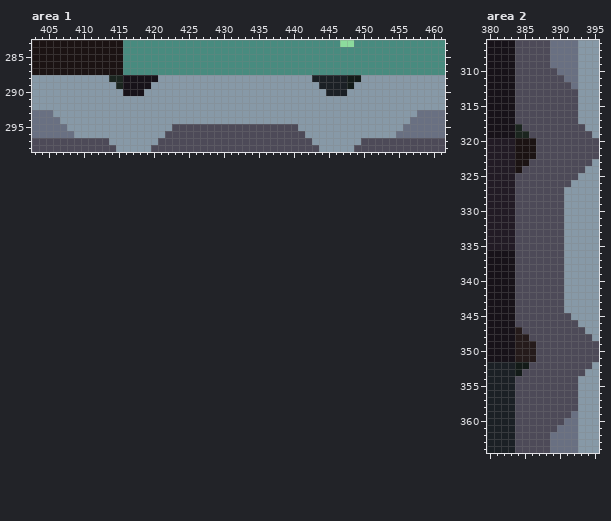
Two versions of one pixel-art file, assets/sprites/atlas/atlas.ase. Above is the file before it was changed.
736x736 pixels, 1 frame. Colours within 5 levels of each other are drawn and written as one. Shown: area 1: x 403..461, y 283..298; area 2: x 380..395, y 306..364. The commit also changed other parts of the picture, which this record leaves out.
The result:
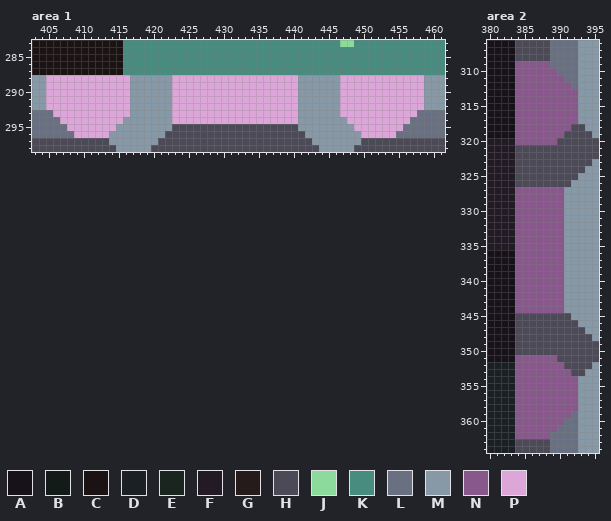
Palette (. is transparent): A #171219  B #131b18  C #1b1313  D #1b2025  E #1b251f  F #221b25  G #251b1b  H #4d4a58  J #8cdb9d  K #488b7f  L #697082  M #8799a7  N #88588c  P #dca6d9
Edits made:
--- area 1, layer "blocks"
@@ x 403..461 @@
 287 CCCCCCCCCCCCCKKKKKKKKKKKKKKKKKKKKKKKKKKKKKKKKKKKKKKKKKKKKKK
-288 MMMMMMMMMMMEEAAAAAMMMMMMMMMMMMMMMMMMMMMMDDDDDBBMMMMMMMMMMMM
-289 MMMMMMMMMMMMEAAAAMMMMMMMMMMMMMMMMMMMMMMMMDDDDBMMMMMMMMMMMMM
-290 MMMMMMMMMMMMMAAAMMMMMMMMMMMMMMMMMMMMMMMMMMDDDMMMMMMMMMMMMMM
-291 MMMMMMMMMMMMMMMMMMMMMMMMMMMMMMMMMMMMMMMMMMMMMMMMMMMMMMMMMMM
-292 MMMMMMMMMMMMMMMMMMMMMMMMMMMMMMMMMMMMMMMMMMMMMMMMMMMMMMMMMMM
-293 LLLMMMMMMMMMMMMMMMMMMMMMMMMMMMMMMMMMMMMMMMMMMMMMMMMMMMMLLLL
-294 LLLLMMMMMMMMMMMMMMMMMMMMMMMMMMMMMMMMMMMMMMMMMMMMMMMMMMLLLLL
-295 LLLLLMMMMMMMMMMMMMMMHHHHHHHHHHHHHHHHHHMMMMMMMMMMMMMMMLLLLLL
-296 LLLLLLMMMMMMMMMMMMMHHHHHHHHHHHHHHHHHHHHMMMMMMMMMMMMMLLLLLLL
+288 MMPPPPPPPPPPPPMMMMMMPPPPPPPPPPPPPPPPPPMMMMMMPPPPPPPPPPPPMMM
+289 MMPPPPPPPPPPPPMMMMMMPPPPPPPPPPPPPPPPPPMMMMMMPPPPPPPPPPPPMMM
+290 MMPPPPPPPPPPPPMMMMMMPPPPPPPPPPPPPPPPPPMMMMMMPPPPPPPPPPPPMMM
+291 MMPPPPPPPPPPPPMMMMMMPPPPPPPPPPPPPPPPPPMMMMMMPPPPPPPPPPPPMMM
+292 MMPPPPPPPPPPPPMMMMMMPPPPPPPPPPPPPPPPPPMMMMMMPPPPPPPPPPPPMMM
+293 LLLPPPPPPPPPPPMMMMMMPPPPPPPPPPPPPPPPPPMMMMMMPPPPPPPPPPPLLLL
+294 LLLLPPPPPPPPPMMMMMMMPPPPPPPPPPPPPPPPPPMMMMMMMPPPPPPPPPLLLLL
+295 LLLLLPPPPPPPMMMMMMMMHHHHHHHHHHHHHHHHHHMMMMMMMMPPPPPPPLLLLLL
+296 LLLLLLPPPPPMMMMMMMMHHHHHHHHHHHHHHHHHHHHMMMMMMMMPPPPPLLLLLLL
 297 HHHHHHHHHHHMMMMMMMHHHHHHHHHHHHHHHHHHHHHHMMMMMMMHHHHHHHHHHHH
--- area 2, layer "blocks"
@@ x 380..395 @@
 308 AAAAHHHHHLLLLMMM
-309 AAAAHHHHHLLLLMMM
-310 AAAAHHHHHHLLLMMM
-311 AAAAHHHHHHHLLMMM
-312 AAAAHHHHHHHHLMMM
-313 AAAAHHHHHHHHHMMM
-314 AAAAHHHHHHHHHMMM
-315 AAAAHHHHHHHHHMMM
-316 AAAAHHHHHHHHHMMM
-317 AAAAHHHHHHHHHMMM
-318 AAAAEHHHHHHHHHMM
-319 AAAAEEHHHHHHHHHM
-320 FFFFCCCHHHHHHHHH
-321 FFFFCCCHHHHHHHHH
-322 FFFFCCCHHHHHHHHH
-323 FFFFCCHHHHHHHHHM
-324 FFFFCHHHHHHHHHMM
+309 AAAANNNNNLLLLMMM
+310 AAAANNNNNNLLLMMM
+311 AAAANNNNNNNLLMMM
+312 AAAANNNNNNNNLMMM
+313 AAAANNNNNNNNNMMM
+314 AAAANNNNNNNNNMMM
+315 AAAANNNNNNNNNMMM
+316 AAAANNNNNNNNNMMM
+317 AAAANNNNNNNNNMMM
+318 AAAANNNNNNNNHHMM
+319 AAAANNNNNNNHHHHM
+320 FFFFNNNNNNHHHHHH
+321 FFFFHHHHHHHHHHHH
+322 FFFFHHHHHHHHHHHH
+323 FFFFHHHHHHHHHHHM
+324 FFFFHHHHHHHHHHMM
 325 FFFFHHHHHHHHHMMM
 326 FFFFHHHHHHHHMMMM
-327 FFFFHHHHHHHMMMMM
-328 FFFFHHHHHHHMMMMM
-329 FFFFHHHHHHHMMMMM
-330 FFFFHHHHHHHMMMMM
-331 FFFFHHHHHHHMMMMM
-332 FFFFHHHHHHHMMMMM
-333 FFFFHHHHHHHMMMMM
-334 FFFFHHHHHHHMMMMM
-335 FFFFHHHHHHHMMMMM
-336 AAAAHHHHHHHMMMMM
-337 AAAAHHHHHHHMMMMM
-338 AAAAHHHHHHHMMMMM
-339 AAAAHHHHHHHMMMMM
-340 AAAAHHHHHHHMMMMM
-341 AAAAHHHHHHHMMMMM
-342 AAAAHHHHHHHMMMMM
-343 AAAAHHHHHHHMMMMM
-344 AAAAHHHHHHHMMMMM
+327 FFFFNNNNNNNMMMMM
+328 FFFFNNNNNNNMMMMM
+329 FFFFNNNNNNNMMMMM
+330 FFFFNNNNNNNMMMMM
+331 FFFFNNNNNNNMMMMM
+332 FFFFNNNNNNNMMMMM
+333 FFFFNNNNNNNMMMMM
+334 FFFFNNNNNNNMMMMM
+335 FFFFNNNNNNNMMMMM
+336 AAAANNNNNNNMMMMM
+337 AAAANNNNNNNMMMMM
+338 AAAANNNNNNNMMMMM
+339 AAAANNNNNNNMMMMM
+340 AAAANNNNNNNMMMMM
+341 AAAANNNNNNNMMMMM
+342 AAAANNNNNNNMMMMM
+343 AAAANNNNNNNMMMMM
+344 AAAANNNNNNNMMMMM
 345 AAAAHHHHHHHHMMMM
 346 AAAAHHHHHHHHHMMM
-347 AAAAGHHHHHHHHHMM
-348 AAAAGGHHHHHHHHHM
-349 AAAAGGGHHHHHHHHH
-350 AAAAGGGHHHHHHHHH
-351 AAAAGGGHHHHHHHHH
-352 DDDDBBHHHHHHHHHM
-353 DDDDBHHHHHHHHHMM
-354 DDDDHHHHHHHHHMMM
-355 DDDDHHHHHHHHHMMM
-356 DDDDHHHHHHHHHMMM
-357 DDDDHHHHHHHHHMMM
-358 DDDDHHHHHHHHHMMM
-359 DDDDHHHHHHHHLMMM
-360 DDDDHHHHHHHLLMMM
-361 DDDDHHHHHHLLLMMM
-362 DDDDHHHHHLLLLMMM
+347 AAAAHHHHHHHHHHMM
+348 AAAAHHHHHHHHHHHM
+349 AAAAHHHHHHHHHHHH
+350 AAAAHHHHHHHHHHHH
+351 AAAANNNNNNHHHHHH
+352 DDDDNNNNNNNHHHHM
+353 DDDDNNNNNNNNHHMM
+354 DDDDNNNNNNNNNMMM
+355 DDDDNNNNNNNNNMMM
+356 DDDDNNNNNNNNNMMM
+357 DDDDNNNNNNNNNMMM
+358 DDDDNNNNNNNNNMMM
+359 DDDDNNNNNNNNLMMM
+360 DDDDNNNNNNNLLMMM
+361 DDDDNNNNNNLLLMMM
+362 DDDDNNNNNLLLLMMM
 363 DDDDHHHHHLLLLMMM
Where, in picture pixels (left, top, right, bottom), the same in both pictures:
changed: (46, 75, 424, 138)
changed: (515, 61, 578, 439)
